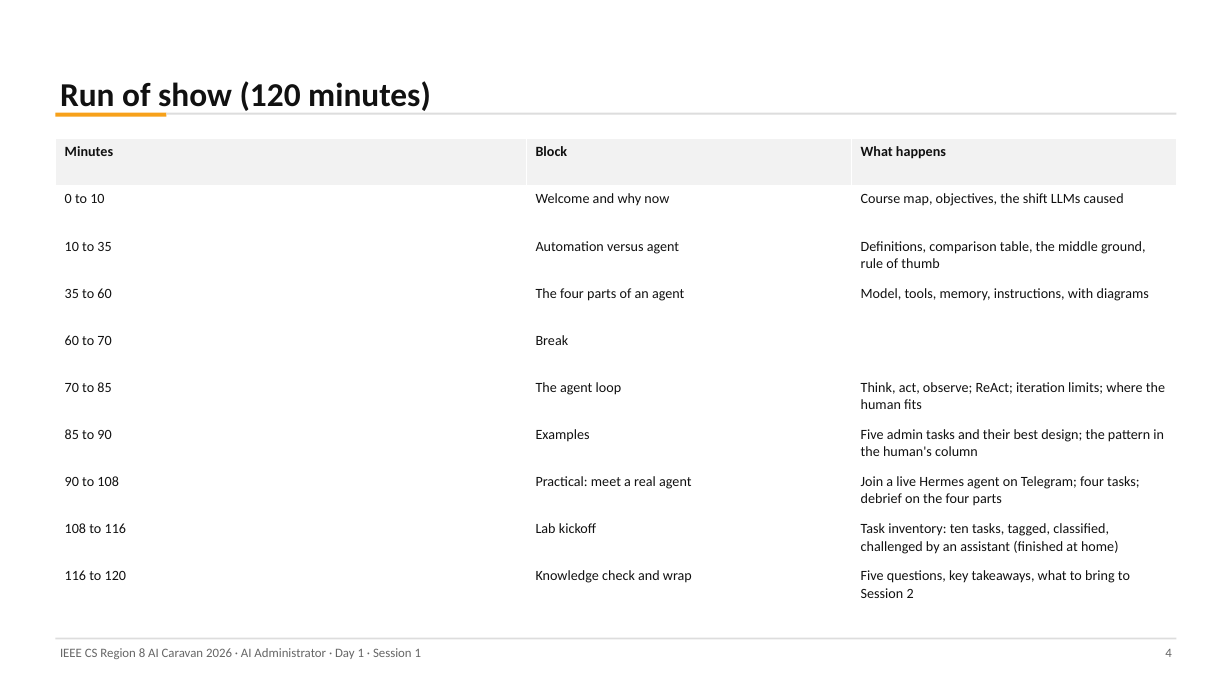
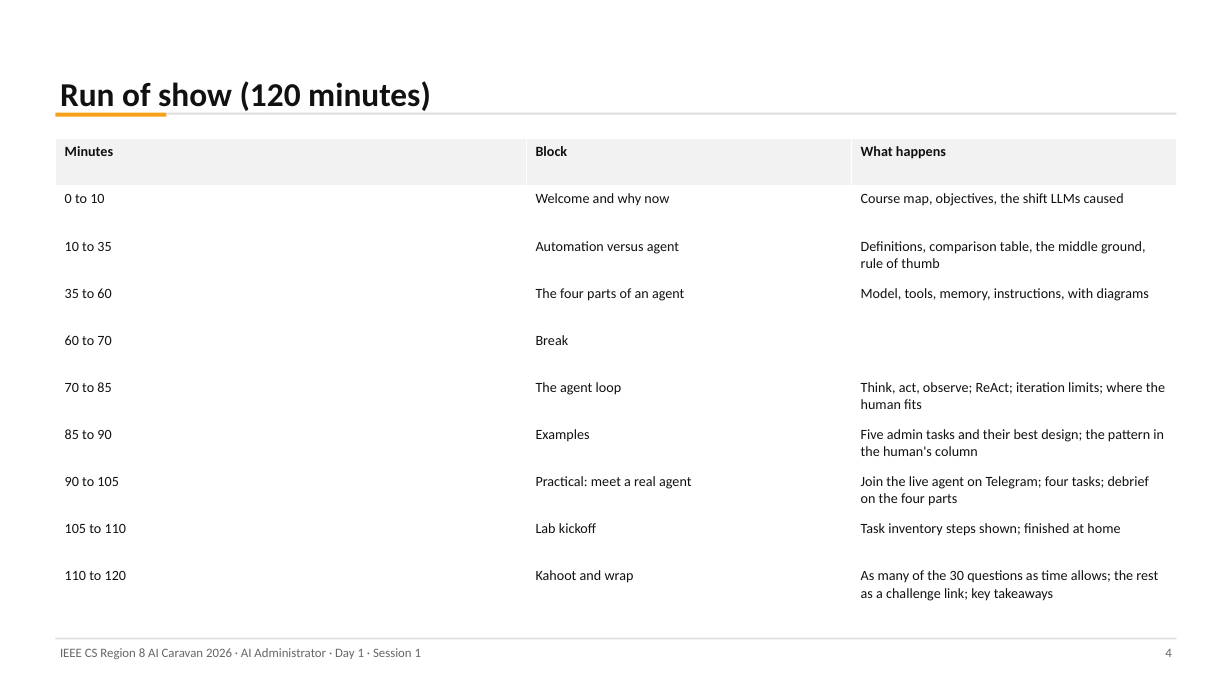
Before and after one commit to abedbanna/snippet-vault, a slide deck: slide 4 of instructor/ai-administrator/out/day1/Day1_S1_Foundations.pptx. Drawn at 1232x693 pixels with LibreOffice and Linux fonts; fonts in the diff are those of the drawing. Boxes give left, top, right and bottom in pixels: in the first picture for what was removed or moved away, otherwise in the second. Text is boxed around its words. In the diff, an @@ line names an element or a change of style, - is before the commit and + after.

Commit message:
Session 1: Kahoot replaces knowledge-check slides; live bot QR and details; retimed close

```diff
--- a/instructor/ai-administrator/out/day1/Day1_S1_Foundations.pptx
+++ b/instructor/ai-administrator/out/day1/Day1_S1_Foundations.pptx
@@ table at (55,139,1177,610) @@
-row 8, column 1: 90 to 108
+row 8, column 1: 90 to 105
-row 8, column 3: Join a live Hermes agent on Telegram; four tasks; debrief on the four parts
+row 8, column 3: Join the live agent on Telegram; four tasks; debrief on the four parts
-row 9, column 1: 108 to 116
+row 9, column 1: 105 to 110
-row 9, column 3: Task inventory: ten tasks, tagged, classified, challenged by an assistant (finished at home)
+row 9, column 3: Task inventory steps shown; finished at home
-row 10: 116 to 120 | Knowledge check and wrap | Five questions, key takeaways, what to bring to Session 2
+row 10: 110 to 120 | Kahoot and wrap | As many of the 30 questions as time allows; the rest as a challenge link; key takeaways
```
Also in this commit, not shown: 8 other slides changed, 1 slide added, 10 slides removed, 3 other files.
